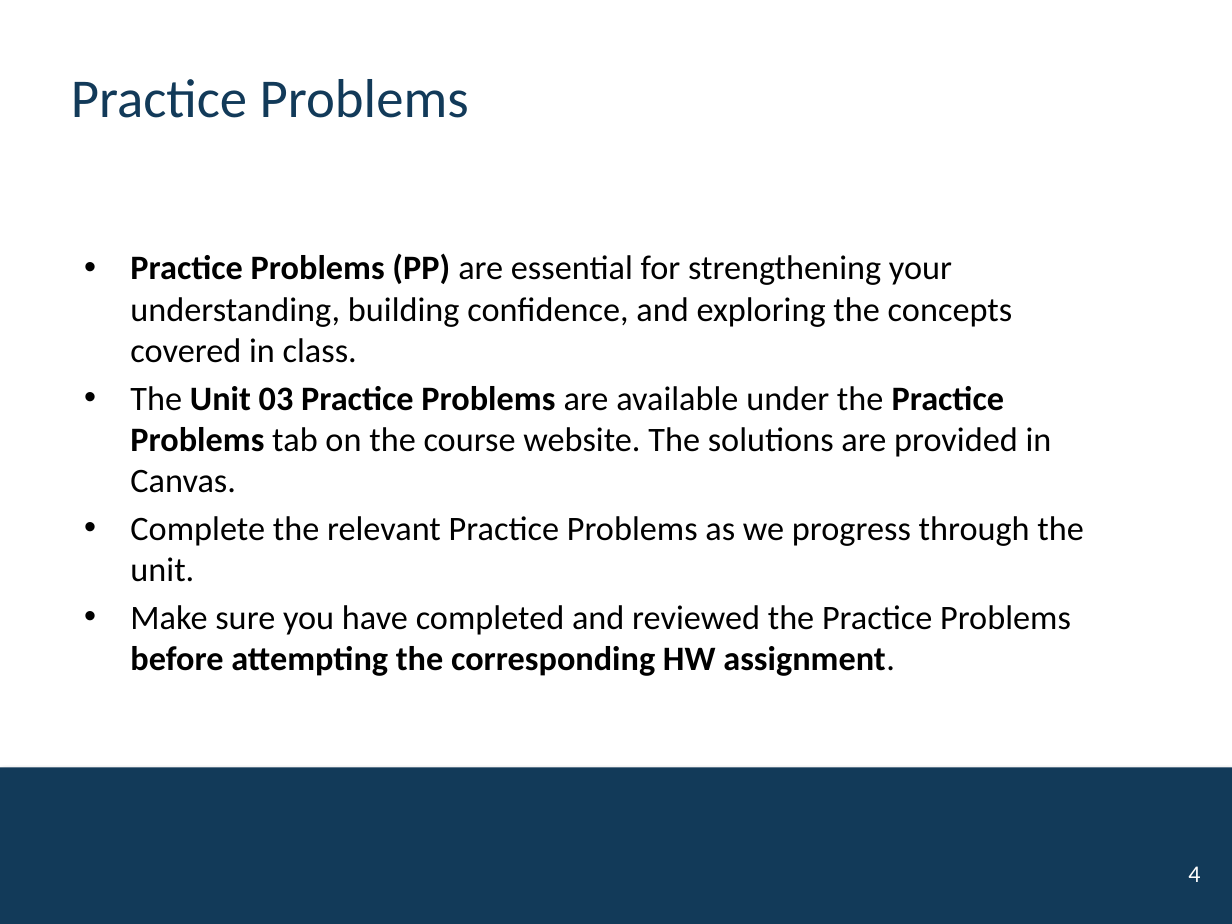
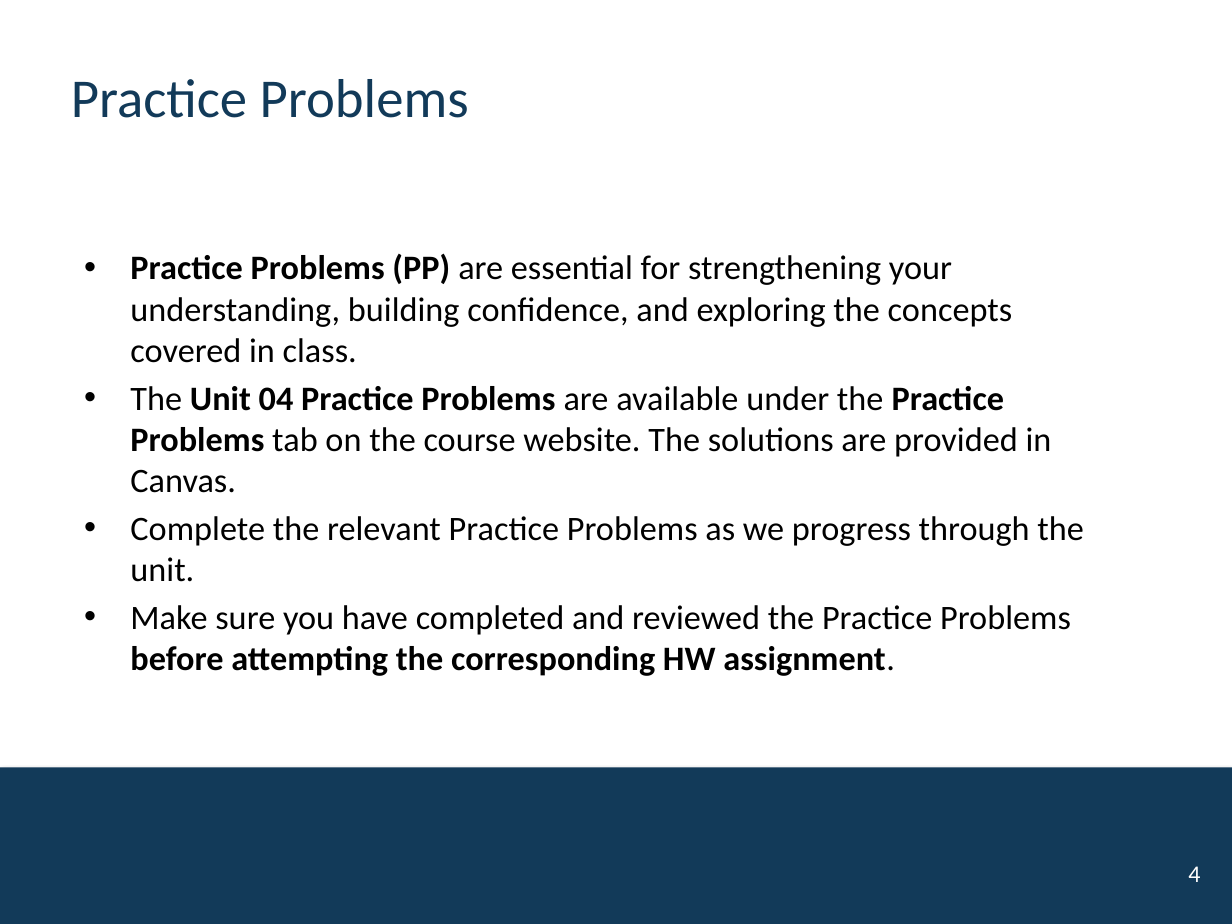
Before and after one commit to mutasim221B/CWRU-STAT-312-Fall-26, a slide deck: slide 4 of docs/activities/Unit-04-Discrete.pptx. Drawn at 1232x924 pixels with LibreOffice and Linux fonts; fonts in the diff are those of the drawing; background and template pictures are left out. Boxes give left, top, right and bottom in pixels: in the first picture for what was removed or moved away, otherwise in the second. Text is boxed around its words. In the diff, an @@ line names an element or a change of style, - is before the commit and + after.

```diff
--- a/docs/activities/Unit-04-Discrete.pptx
+++ b/docs/activities/Unit-04-Discrete.pptx
@@ text at [130,386,1052,493]: text changed @@
-• The Unit 03 Practice Problems are available under the Practice Problems tab on the course website. The solutions are provided in Canvas.
+• The Unit 04 Practice Problems are available under the Practice Problems tab on the course website. The solutions are provided in Canvas.
```
Also in this commit, not shown: 23 other files.
